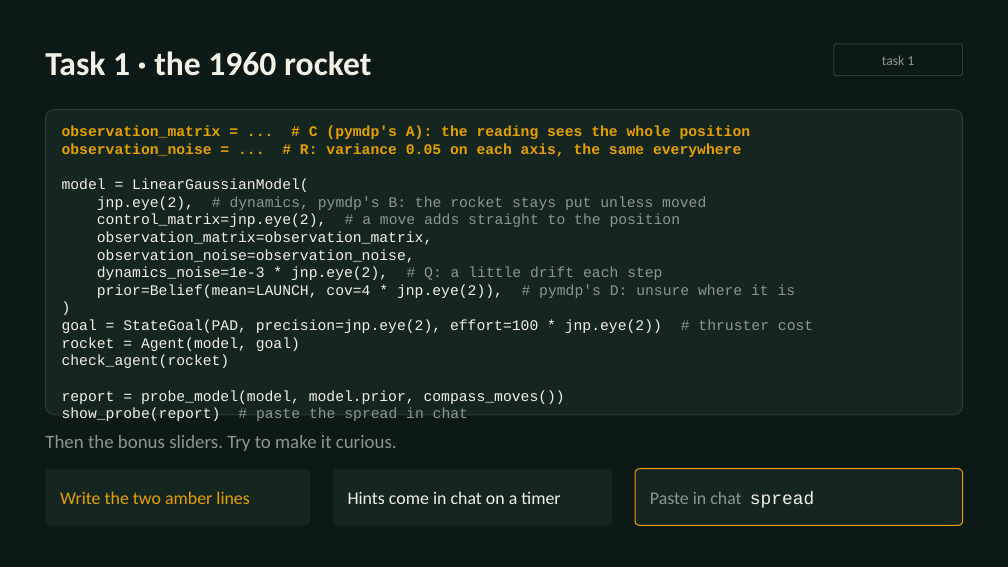
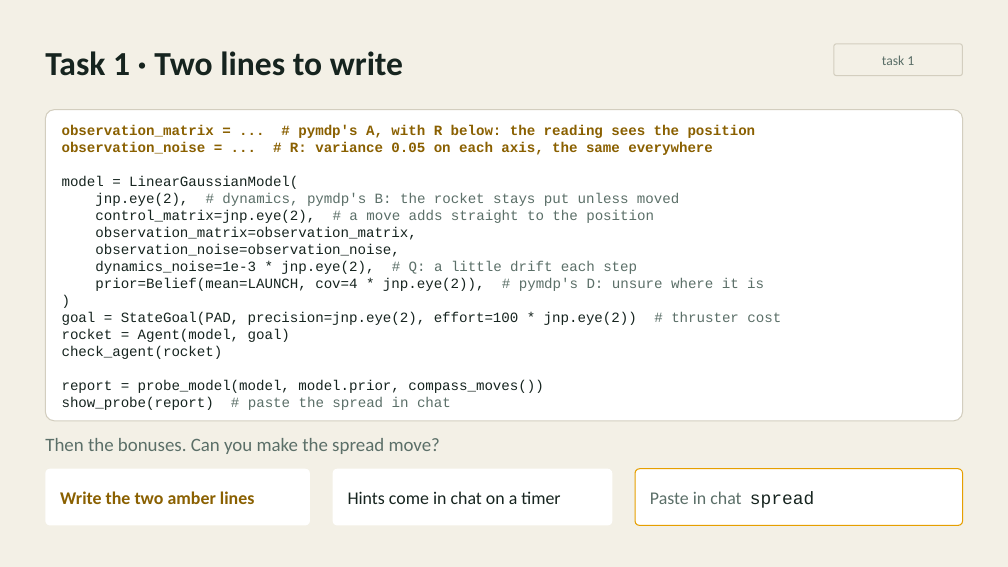
Before and after one commit to inferogenesis/cpomdp-workshop, a slide deck: slide 9 of deck/cpomdp_symposium_2026.pptx (slide 8 before the commit). Drawn at 1008x567 pixels with LibreOffice and Linux fonts; fonts in the diff are those of the drawing. Boxes give left, top, right and bottom in pixels: in the first picture for what was removed or moved away, otherwise in the second. Text is boxed around its words. In the diff, an @@ line names an element or a change of style, - is before the commit and + after.

Commit message:
feat: remake the deck in 31 slides on the light theme, with a timer for each task

```diff
--- a/deck/cpomdp_symposium_2026.pptx
+++ b/deck/cpomdp_symposium_2026.pptx
@@ background #0C1916 to #F3F0E6 @@
@@ text at (45, 51, 403, 76): text changed; text colour #F3F0E6 to #16241F @@
-Task 1 · the 1960 rocket
+Task 1 · Two lines to write
@@ rounded rectangle "task 1" at (834, 44, 963, 76): text colour #8C968F to #5B6F68; outline #2A3D35 1 pt to #D3CEBF 1 pt @@
@@ rounded rectangle "observation_matrix = ... # pymdp's ...": place and size @@
-rounded rectangle "observation_matrix = ... # pymdp's ..." at (45, 110, 963, 415)
+rounded rectangle "observation_matrix = ... # pymdp's ..." at (45, 110, 963, 421)
@@ rounded rectangle "observation_matrix = ... # pymdp's ..." at (45, 110, 963, 421): fill #14261F to #FFFFFF; outline #2A3D35 1 pt to #D3CEBF 1 pt; proportions changed @@
@@ text in rounded rectangle at (62, 125, 756, 138): text changed; size 14 to 13.5 pt; text colour #E69F00 to #8A6000 @@
-observation_matrix = ... # C (pymdp's A): the reading sees the whole position
+observation_matrix = ... # pymdp's A, with R below: the reading sees the position
@@ text in rounded rectangle at (62, 142, 781, 410): size 14 to 13.5 pt; text colour #E69F00 to #8A6000 in "observation_noise = ... # R: variance 0.05 ..."; text colour #F3F0E6 to #16241F in "model = LinearGaussianModel(", "jnp.eye(2),", "control_matrix=jnp.eye(2),", "observation_matrix=observation_matrix," and 9 more places; text colour #8C968F to #5B6F68 in "# dynamics, pymdp's B: the rocket stays ...", "# a move adds straight to the ...", "# Q: a little drift each step", "# pymdp's D: unsure where it is" and 2 more places @@
@@ text at (45, 438, 440, 454): text changed; text colour #8C968F to #5B6F68 @@
-Then the bonus sliders. Try to make it curious.
+Then the bonuses. Can you make the spread move?
@@ rounded rectangle "Write the two amber lines" at (45, 469, 310, 526): text colour #E69F00 to #8A6000, bold on; fill #14261F to #FFFFFF @@
@@ rounded rectangle "Hints come in chat on ..." at (333, 469, 613, 526): text colour #F3F0E6 to #16241F; fill #14261F to #FFFFFF @@
@@ rounded rectangle "Paste in chat spread" at (635, 469, 963, 526): text colour #8C968F to #5B6F68 in "Paste in chat"; text colour #F3F0E6 to #16241F in "spread"; fill #14261F to #FFFFFF @@
```
Also in this commit, not shown: 14 other slides changed, 16 slides added, 10 slides removed, 12 other files.
